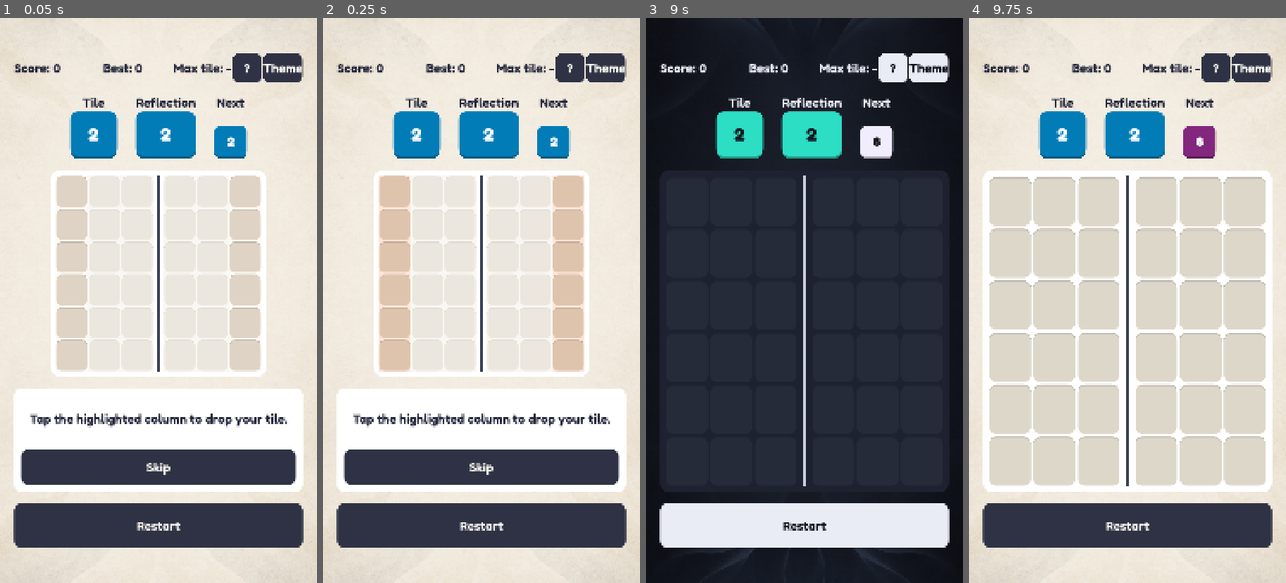
Above: before the commit, frames 1-4 (left to right).
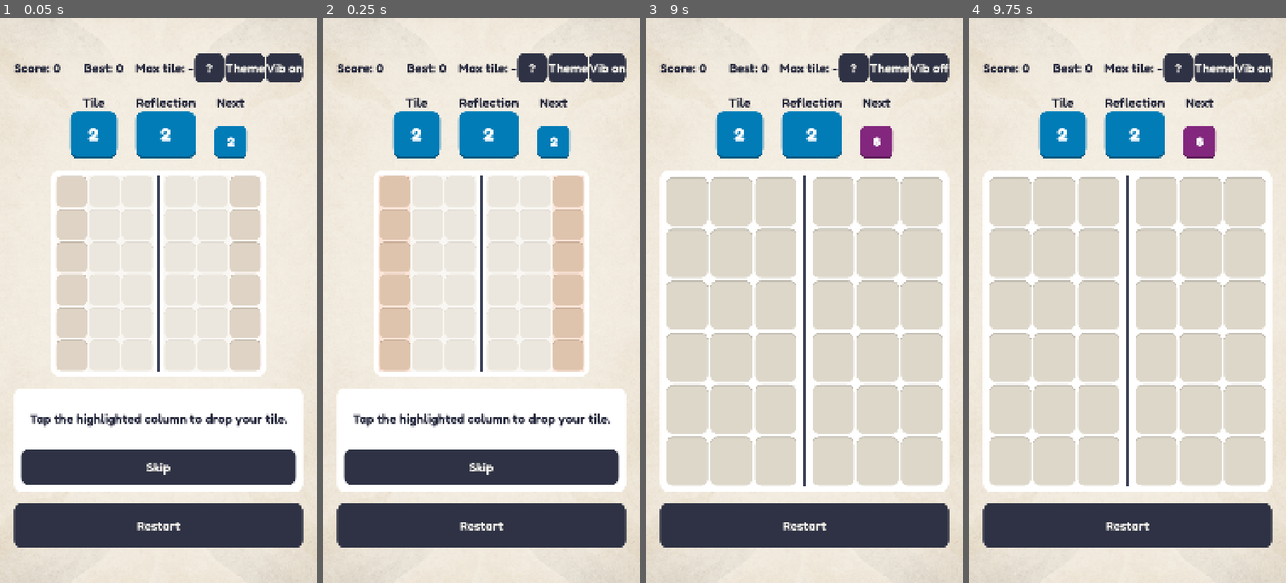
Above: after the commit, the same moments.

Repository: bpinto03/Doppel
Game: Godot game, scene res://scenes/main.tscn
Two runs of this game, one before a commit and one after it. Both use one fixed random seed, a clock stepped at 60 frames per second and the inputs below.
Inputs (mouse positions are in pixels of both pictures, inside the frame that each line leads up to):
- Up to frame 1 (0.05 s): no input
- Up to frame 2 (0.25 s): no input
- Up to frame 3 (9 s): click (931, 68) at 0.5 s, where only the run after the commit has a clickable "Vib on"; click (928, 68) at 1.25 s, where only the run after the commit has a clickable "Vib off"; click "Restart" at 2 s; click "Restart" at 2.75 s; click "Restart" at 3.5 s; click "?" at 4.25 s; click "Skip" at 5 s; click "Theme" at 5.75 s; click "?" at 6.5 s; click "Skip" at 7.25 s; click "Theme" at 8 s; click (931, 68) at 8.75 s, where only the run after the commit has a clickable "Vib on"
- Up to frame 4 (9.75 s): click (1251, 68) at 9.5 s, where only the run after the commit has a clickable "Vib off"

The runs differ from the first frame. In frame 1, 1.3% of the frame differs, in the area x 26-96%, y 6-12%; in frame 2, 1.3%; in frame 3, 100%, in the area x 0-100%, y 0-100%; in frame 4, 1.3%.

Commit message:
feat: route vibrations through HapticsManager, with chain and game over patterns
Pulses carry a duration and an amplitude. A pulse closer than the minimum
interval is only dropped when it is not stronger than the last one sent.

Debug builds only, until the settings screen of step 3.1.

Diff:
--- a/assets/translations/ui.csv
+++ b/assets/translations/ui.csv
@@ -24,3 +24,5 @@
 TUTORIAL_SKIP,Skip,Passer
 UI_HELP,?,?
 DEBUG_THEME,Theme,Thème
+DEBUG_VIBRATION_ON,Vib on,Vib oui
+DEBUG_VIBRATION_OFF,Vib off,Vib non
--- a/data/haptics_config.tres
+++ b/data/haptics_config.tres
@@ -1,11 +1,33 @@
 [gd_resource type="Resource" script_class="HapticsConfig" format=3]
 
-[ext_resource type="Script" path="res://scripts/ui/haptics_config.gd" id="1_config"]
+[ext_resource type="Script" path="res://scripts/haptics/haptics_config.gd" id="1_config"]
+[ext_resource type="Script" path="res://scripts/haptics/haptic_pulse.gd" id="2_pulse"]
+
+[sub_resource type="Resource" id="Pulse_placement"]
+script = ExtResource("2_pulse")
+duration_ms = 20
+amplitude = 0.35
+
+[sub_resource type="Resource" id="Pulse_merge"]
+script = ExtResource("2_pulse")
+duration_ms = 30
+amplitude = 0.5
+
+[sub_resource type="Resource" id="Pulse_big_combo"]
+script = ExtResource("2_pulse")
+duration_ms = 55
+amplitude = 0.8
+
+[sub_resource type="Resource" id="Pulse_game_over"]
+script = ExtResource("2_pulse")
+duration_ms = 70
+amplitude = 0.6
 
 [resource]
 script = ExtResource("1_config")
-placement_duration_ms = 15
-merge_duration_ms = 25
-big_chain_min_link = 3
-big_chain_duration_ms = 60
+placement = SubResource("Pulse_placement")
+merge = SubResource("Pulse_merge")
+big_combo = SubResource("Pulse_big_combo")
+big_combo_min_link = 4
+game_over = SubResource("Pulse_game_over")
 min_interval_ms = 80
--- a/project.godot
+++ b/project.godot
@@ -21,6 +21,7 @@
 Settings="*res://scripts/autoload/settings.gd"
 I18n="*res://scripts/autoload/i18n.gd"
 AudioManager="*res://scripts/autoload/audio_manager.gd"
+HapticsManager="*res://scripts/autoload/haptics_manager.gd"
 
 [display]
 
--- a/scenes/game/game_screen.tscn
+++ b/scenes/game/game_screen.tscn
@@ -88,6 +88,13 @@
 layout_mode = 2
 text = "DEBUG_THEME"
 
+[node name="VibrationDebugButton" type="Button" parent="Margin/Layout/Stats" unique_id=1873402519]
+unique_name_in_owner = true
+visible = false
+custom_minimum_size = Vector2(100, 100)
+layout_mode = 2
+text = "DEBUG_VIBRATION_ON"
+
 [node name="Upcoming" type="HBoxContainer" parent="Margin/Layout" unique_id=162302845]
 layout_mode = 2
 theme_override_constants/separation = 64
--- /dev/null
+++ b/scripts/autoload/haptics_manager.gd
@@ -0,0 +1,47 @@
+extends Node
+
+## Sends phone vibrations, following the vibration setting. Pulses requested in the same frame make one vibration, the strongest.
+
+signal pulse_sent(pulse: HapticPulse)
+
+const CONFIG: HapticsConfig = preload("res://data/haptics_config.tres")
+
+var _pending_pulse: HapticPulse
+var _last_sent_pulse: HapticPulse
+var _last_sent_msec: int
+
+
+func _ready() -> void:
+	set_process(false)
+
+
+func request(pulse: HapticPulse) -> void:
+	if _pending_pulse == null or pulse.is_stronger_than(_pending_pulse):
+		_pending_pulse = pulse
+	set_process(true)
+
+
+func _process(_delta: float) -> void:
+	set_process(false)
+	var pulse: HapticPulse = take_pending_pulse(Time.get_ticks_msec())
+	if pulse != null:
+		Input.vibrate_handheld(pulse.duration_ms, pulse.amplitude)
+
+
+## Returns the pulse to send now, or null. Kept apart from the device call so tests never vibrate.
+func take_pending_pulse(now_msec: int) -> HapticPulse:
+	var pulse: HapticPulse = _pending_pulse
+	_pending_pulse = null
+	if pulse == null or not Settings.is_vibration_enabled or _is_too_close_to_last_pulse(pulse, now_msec):
+		return null
+	_last_sent_pulse = pulse
+	_last_sent_msec = now_msec
+	pulse_sent.emit(pulse)
+	return pulse
+
+
+## A stronger pulse always goes through, so a climbing chain is never lost.
+func _is_too_close_to_last_pulse(pulse: HapticPulse, now_msec: int) -> bool:
+	if _last_sent_pulse == null or pulse.is_stronger_than(_last_sent_pulse):
+		return false
+	return now_msec - _last_sent_msec < CONFIG.min_interval_ms
--- /dev/null
+++ b/scripts/haptics/haptic_pulse.gd
@@ -0,0 +1,15 @@
+class_name HapticPulse
+extends Resource
+
+## One short vibration.
+
+@export var duration_ms: int
+## Ignored by phones that cannot set the strength, which only feel the duration.
+@export_range(0.0, 1.0) var amplitude: float
+
+
+## The duration decides first, since every phone feels it.
+func is_stronger_than(other: HapticPulse) -> bool:
+	if duration_ms != other.duration_ms:
+		return duration_ms > other.duration_ms
+	return amplitude > other.amplitude
--- /dev/null
+++ b/scripts/haptics/haptics_config.gd
@@ -0,0 +1,23 @@
+class_name HapticsConfig
+extends Resource
+
+## Vibration of each game event. See docs/balancing.md.
+
+@export var placement: HapticPulse
+## Chain link 1. Later links climb towards big_combo.
+@export var merge: HapticPulse
+## The cap of the climb, reached at big_combo_min_link.
+@export var big_combo: HapticPulse
+@export_range(2, 20) var big_combo_min_link: int
+## Longer than big_combo, so the minimum interval never drops it.
+@export var game_over: HapticPulse
+## A pulse closer than this to the previous one is dropped unless it is stronger, so pulses never blur together.
+@export var min_interval_ms: int
+
+
+func get_chain_link_pulse(chain_link: int) -> HapticPulse:
+	var climb: float = clampf(float(chain_link - 1) / (big_combo_min_link - 1), 0.0, 1.0)
+	var pulse := HapticPulse.new()
+	pulse.duration_ms = roundi(lerpf(merge.duration_ms, big_combo.duration_ms, climb))
+	pulse.amplitude = lerpf(merge.amplitude, big_combo.amplitude, climb)
+	return pulse
--- a/scripts/ui/game_feedback.gd
+++ b/scripts/ui/game_feedback.gd
@@ -5,13 +5,11 @@
 
 var _config: AudioConfig
 var _haptics_config: HapticsConfig
-var _haptics: Haptics
 
 
 func _init(config: AudioConfig, haptics_config: HapticsConfig, playback: ResolutionPlayback, board_view: BoardView) -> void:
 	_config = config
 	_haptics_config = haptics_config
-	_haptics = Haptics.new(haptics_config)
 	playback.tiles_landed.connect(_on_tiles_landed)
 	playback.chain_link_merged.connect(_on_chain_link_merged)
 	board_view.unplayable_column_released.connect(_on_unplayable_column_released)
@@ -19,6 +17,7 @@
 
 func play_game_over() -> void:
 	AudioManager.play_effect(_config.game_over, _config.get_game_over_pitch_scale())
+	HapticsManager.request(_haptics_config.game_over)
 
 
 func play_ui_click() -> void:
@@ -27,13 +26,13 @@
 
 func _on_tiles_landed() -> void:
 	AudioManager.play_effect(_config.placement)
-	_haptics.vibrate(_haptics_config.placement_duration_ms)
+	HapticsManager.request(_haptics_config.placement)
 
 
 ## One sound per chain link, however many groups merge in it, so sounds never pile up.
 func _on_chain_link_merged(chain_link: int) -> void:
 	AudioManager.play_effect(_config.get_chain_link_effect(chain_link), _config.get_chain_pitch_scale(chain_link))
-	_haptics.vibrate(_haptics_config.get_chain_link_duration_ms(chain_link))
+	HapticsManager.request(_haptics_config.get_chain_link_pulse(chain_link))
 
 
 func _on_unplayable_column_released() -> void:
--- a/scripts/ui/game_screen.gd
+++ b/scripts/ui/game_screen.gd
@@ -36,6 +36,7 @@
 @onready var _combo_label: Label = %ComboLabel
 @onready var _tutorial_panel: TutorialPanel = %TutorialPanel
 @onready var _theme_debug_button: Button = %ThemeDebugButton
+@onready var _vibration_debug_button: Button = %VibrationDebugButton
 
 
 func _ready() -> void:
@@ -172,7 +173,7 @@
 		swatch.tile_painter = tile_painter
 
 
-## Debug builds only, to compare themes and measure playback frame rate and audio latency on a phone until the settings screen exists (step 3.1).
+## Debug builds only, to compare themes, switch vibration and measure playback frame rate and audio latency on a phone until the settings screen exists (step 3.1).
 func _set_up_debug_tools() -> void:
 	if not OS.is_debug_build():
 		return
@@ -181,6 +182,9 @@
 	add_child(AudioLatencyProbe.new())
 	_theme_debug_button.visible = true
 	_theme_debug_button.pressed.connect(_switch_to_next_palette)
+	_vibration_debug_button.visible = true
+	_vibration_debug_button.pressed.connect(_switch_vibration)
+	_show_vibration_setting()
 
 
 func _switch_to_next_palette() -> void:
@@ -190,6 +194,15 @@
 	Settings.palette_name = palette_names[next_index]
 
 
+func _switch_vibration() -> void:
+	Settings.is_vibration_enabled = not Settings.is_vibration_enabled
+	_show_vibration_setting()
+
+
+func _show_vibration_setting() -> void:
+	_vibration_debug_button.text = "DEBUG_VIBRATION_ON" if Settings.is_vibration_enabled else "DEBUG_VIBRATION_OFF"
+
+
 func _format_highest_tile() -> String:
 	if _session.highest_level_reached == BoardState.EMPTY_CELL:
 		return NO_TILE_TEXT
--- a/scripts/ui/haptics.gd
+++ /dev/null
@@ -1,28 +0,0 @@
-class_name Haptics
-extends RefCounted
-
-## Short phone vibrations, off when the vibration setting is, and never closer than the configured interval.
-
-var _config: HapticsConfig
-var _has_vibrated: bool
-var _last_vibration_msec: int
-
-
-func _init(config: HapticsConfig) -> void:
-	_config = config
-
-
-func vibrate(duration_ms: int) -> void:
-	try_vibrate(duration_ms, Time.get_ticks_msec())
-
-
-## Returns whether the phone was asked to vibrate.
-func try_vibrate(duration_ms: int, now_msec: int) -> bool:
-	if not Settings.is_vibration_enabled:
-		return false
-	if _has_vibrated and now_msec - _last_vibration_msec < _config.min_interval_ms:
-		return false
-	_has_vibrated = true
-	_last_vibration_msec = now_msec
-	Input.vibrate_handheld(duration_ms)
-	return true
--- a/scripts/ui/haptics_config.gd
+++ /dev/null
@@ -1,16 +0,0 @@
-class_name HapticsConfig
-extends Resource
-
-## Vibration lengths in milliseconds. See docs/balancing.md.
-
-@export var placement_duration_ms: int
-@export var merge_duration_ms: int
-## From this chain link on, a merge vibrates longer.
-@export var big_chain_min_link: int
-@export var big_chain_duration_ms: int
-## Vibrations closer than this to the previous one are dropped, so they never blur together.
-@export var min_interval_ms: int
-
-
-func get_chain_link_duration_ms(chain_link: int) -> int:
-	return big_chain_duration_ms if chain_link >= big_chain_min_link else merge_duration_ms
--- a/tests/test_game_screen_audio.gd
+++ b/tests/test_game_screen_audio.gd
@@ -2,18 +2,31 @@
 
 const GAME_SCREEN_SCENE: PackedScene = preload("res://scenes/game/game_screen.tscn")
 const AUDIO_CONFIG: AudioConfig = preload("res://data/audio_config.tres")
+const HAPTICS_CONFIG: HapticsConfig = preload("res://data/haptics_config.tres")
+const TEST_SAVE_PATH: String = "user://test_game_screen_audio_save.cfg"
 const MAX_WAIT_SECONDS: float = 5.0
 const SEED: int = 1234
 
+var _player_save_path: String
 var _screen: Control
 var _board_view: BoardView
 
 
 func before_each() -> void:
+	_player_save_path = SaveManager.save_path
+	SaveManager.save_path = TEST_SAVE_PATH
+	DirAccess.remove_absolute(TEST_SAVE_PATH)
+	SaveManager.load_save()
 	_screen = GAME_SCREEN_SCENE.instantiate()
 	add_child_autofree(_screen)
 	_board_view = _screen.get_node("%BoardView")
 	watch_signals(AudioManager)
+
+
+func after_each() -> void:
+	DirAccess.remove_absolute(TEST_SAVE_PATH)
+	SaveManager.save_path = _player_save_path
+	SaveManager.load_save()
 
 
 func test_new_turn_plays_its_placement_sound_after_a_skip() -> void:
@@ -30,14 +43,7 @@
 
 ## Filling the last free pair ends the game, even when the turn is skipped.
 func test_game_over_plays_when_the_game_ends_during_a_skipped_turn() -> void:
-	_screen.start_game(_create_session(BoardFixture.create_board([
-		". 2 3 | 2 3 .",
-		"2 3 2 | 3 2 3",
-		"3 2 3 | 2 3 2",
-		"2 3 2 | 3 2 3",
-		"3 2 3 | 2 3 2",
-		"2 3 2 | 3 2 3",
-	])))
+	_screen.start_game(_create_session(_create_board_one_pair_from_full()))
 
 	_board_view.column_released.emit(0)
 	_board_view.pressed_while_locked.emit()
@@ -45,8 +51,39 @@
 	assert_eq(_count_played(AUDIO_CONFIG.game_over), 1)
 
 
+func test_game_over_vibrates() -> void:
+	_screen.start_game(_create_session(_create_board_one_pair_from_full()))
+	watch_signals(HapticsManager)
+
+	_board_view.column_released.emit(0)
+	_board_view.pressed_while_locked.emit()
+	await wait_for_signal(HapticsManager.pulse_sent, MAX_WAIT_SECONDS)
+
+	assert_signal_emitted_with_parameters(HapticsManager, "pulse_sent", [HAPTICS_CONFIG.game_over])
+
+
+func test_vibration_debug_button_switches_the_setting() -> void:
+	var button: Button = _screen.get_node("%VibrationDebugButton")
+
+	button.pressed.emit()
+
+	assert_false(Settings.is_vibration_enabled)
+	assert_eq(button.text, "DEBUG_VIBRATION_OFF")
+
+
 func _create_session(board: BoardState) -> GameSession:
 	return GameSession.new(BalancingFixture.create_config_always_drawing(1), BalancingFixture.create_seeded_rng(SEED), board)
+
+
+func _create_board_one_pair_from_full() -> BoardState:
+	return BoardFixture.create_board([
+		". 2 3 | 2 3 .",
+		"2 3 2 | 3 2 3",
+		"3 2 3 | 2 3 2",
+		"2 3 2 | 3 2 3",
+		"3 2 3 | 2 3 2",
+		"2 3 2 | 3 2 3",
+	])
 
 
 func _count_played(effect: SoundEffect) -> int:
--- a/tests/test_haptics.gd
+++ b/tests/test_haptics.gd
@@ -1,12 +1,14 @@
 extends GutTest
 
 const TEST_SAVE_PATH: String = "user://test_haptics_save.cfg"
-const MIN_INTERVAL_MS: int = 80
-const DURATION_MS: int = 15
+const HAPTICS_MANAGER_SCRIPT: GDScript = preload("res://scripts/autoload/haptics_manager.gd")
+const CONFIG: HapticsConfig = preload("res://data/haptics_config.tres")
 const START_MSEC: int = 1000
+const AMPLITUDE_TOLERANCE: float = 0.0001
 
 var _player_save_path: String
-var _haptics: Haptics
+## Never added to the tree, so it never processes and never makes the device vibrate.
+var _manager: Node
 
 
 func before_each() -> void:
@@ -14,9 +16,7 @@
 	SaveManager.save_path = TEST_SAVE_PATH
 	DirAccess.remove_absolute(TEST_SAVE_PATH)
 	SaveManager.load_save()
-	var config := HapticsConfig.new()
-	config.min_interval_ms = MIN_INTERVAL_MS
-	_haptics = Haptics.new(config)
+	_manager = autofree(HAPTICS_MANAGER_SCRIPT.new())
 
 
 func after_each() -> void:
@@ -25,38 +25,115 @@
 	SaveManager.load_save()
 
 
-func test_first_vibration_goes_through() -> void:
-	assert_true(_haptics.try_vibrate(DURATION_MS, START_MSEC))
+func test_requested_pulse_is_sent() -> void:
+	var pulse := _create_pulse(20, 0.5)
+	_manager.request(pulse)
+
+	assert_eq(_manager.take_pending_pulse(START_MSEC), pulse)
 
 
-func test_vibration_closer_than_the_interval_is_dropped() -> void:
-	_haptics.try_vibrate(DURATION_MS, START_MSEC)
-
-	assert_false(_haptics.try_vibrate(DURATION_MS, START_MSEC + MIN_INTERVAL_MS - 1))
+func test_nothing_is_sent_without_a_request() -> void:
+	assert_null(_manager.take_pending_pulse(START_MSEC))
 
 
-func test_vibration_after_the_interval_goes_through() -> void:
-	_haptics.try_vibrate(DURATION_MS, START_MSEC)
+func test_pulses_of_the_same_frame_send_only_the_strongest() -> void:
+	var strong := _create_pulse(40, 0.5)
+	_manager.request(_create_pulse(20, 0.5))
+	_manager.request(strong)
+	_manager.request(_create_pulse(30, 0.9))
 
-	assert_true(_haptics.try_vibrate(DURATION_MS, START_MSEC + MIN_INTERVAL_MS))
+	assert_eq(_manager.take_pending_pulse(START_MSEC), strong)
+	assert_null(_manager.take_pending_pulse(START_MSEC))
 
 
-func test_dropped_vibration_does_not_restart_the_interval() -> void:
-	_haptics.try_vibrate(DURATION_MS, START_MSEC)
-	_haptics.try_vibrate(DURATION_MS, START_MSEC + MIN_INTERVAL_MS / 2)
-
-	assert_true(_haptics.try_vibrate(DURATION_MS, START_MSEC + MIN_INTERVAL_MS))
+func test_equal_durations_are_compared_by_amplitude() -> void:
+	assert_true(_create_pulse(20, 0.6).is_stronger_than(_create_pulse(20, 0.5)))
+	assert_false(_create_pulse(20, 0.5).is_stronger_than(_create_pulse(20, 0.5)))
 
 
-func test_disabled_vibration_never_vibrates() -> void:
-	Settings.is_vibration_enabled = false
+func test_weaker_or_equal_pulse_closer_than_the_interval_is_dropped() -> void:
+	_send(_create_pulse(30, 0.5), START_MSEC)
 
-	assert_false(_haptics.try_vibrate(DURATION_MS, START_MSEC))
+	assert_null(_send(_create_pulse(30, 0.5), START_MSEC + CONFIG.min_interval_ms - 1))
+	assert_null(_send(_create_pulse(20, 0.5), START_MSEC + CONFIG.min_interval_ms - 1))
 
 
-func test_long_chains_vibrate_longer() -> void:
-	var config: HapticsConfig = preload("res://data/haptics_config.tres")
+func test_stronger_pulse_closer_than_the_interval_goes_through() -> void:
+	_send(_create_pulse(30, 0.5), START_MSEC)
+	var stronger := _create_pulse(40, 0.6)
 
-	assert_eq(config.get_chain_link_duration_ms(config.big_chain_min_link - 1), config.merge_duration_ms)
-	assert_eq(config.get_chain_link_duration_ms(config.big_chain_min_link), config.big_chain_duration_ms)
-	assert_gt(config.big_chain_duration_ms, config.merge_duration_ms)
+	assert_eq(_send(stronger, START_MSEC + 1), stronger)
+
+
+func test_pulse_after_the_interval_goes_through() -> void:
+	_send(_create_pulse(30, 0.5), START_MSEC)
+	var weaker := _create_pulse(20, 0.3)
+
+	assert_eq(_send(weaker, START_MSEC + CONFIG.min_interval_ms), weaker)
+
+
+func test_dropped_pulse_does_not_restart_the_interval() -> void:
+	_send(_create_pulse(30, 0.5), START_MSEC)
+	_send(_create_pulse(30, 0.5), START_MSEC + CONFIG.min_interval_ms / 2)
+
+	assert_not_null(_send(_create_pulse(30, 0.5), START_MSEC + CONFIG.min_interval_ms))
+
+
+func test_disabled_vibration_never_sends() -> void:
+	Settings.is_vibration_enabled = false
+	_manager.request(_create_pulse(30, 0.5))
+
+	assert_null(_manager.take_pending_pulse(START_MSEC))
+
+
+func test_sent_pulse_is_reported() -> void:
+	watch_signals(_manager)
+	var pulse := _create_pulse(30, 0.5)
+
+	_send(pulse, START_MSEC)
+
+	assert_signal_emitted_with_parameters(_manager, "pulse_sent", [pulse])
+
+
+func test_first_chain_link_vibrates_as_a_merge() -> void:
+	_assert_same_pulse(CONFIG.get_chain_link_pulse(1), CONFIG.merge)
+
+
+func test_each_chain_link_vibrates_stronger_until_the_big_combo() -> void:
+	for chain_link: int in range(2, CONFIG.big_combo_min_link + 1):
+		var pulse: HapticPulse = CONFIG.get_chain_link_pulse(chain_link)
+		assert_true(pulse.is_stronger_than(CONFIG.get_chain_link_pulse(chain_link - 1)), "link %d" % chain_link)
+		assert_gt(pulse.amplitude, CONFIG.get_chain_link_pulse(chain_link - 1).amplitude, "link %d" % chain_link)
+
+
+func test_chain_links_from_the_big_combo_on_stay_at_the_cap() -> void:
+	_assert_same_pulse(CONFIG.get_chain_link_pulse(CONFIG.big_combo_min_link), CONFIG.big_combo)
+	_assert_same_pulse(CONFIG.get_chain_link_pulse(CONFIG.big_combo_min_link + 10), CONFIG.big_combo)
+
+
+func test_disabled_vibration_drops_even_a_big_combo() -> void:
+	Settings.is_vibration_enabled = false
+	_manager.request(CONFIG.get_chain_link_pulse(CONFIG.big_combo_min_link))
+
+	assert_null(_manager.take_pending_pulse(START_MSEC))
+
+
+func test_game_over_is_stronger_than_any_chain_link() -> void:
+	assert_true(CONFIG.game_over.is_stronger_than(CONFIG.big_combo))
+
+
+func _assert_same_pulse(actual: HapticPulse, expected: HapticPulse) -> void:
+	assert_eq(actual.duration_ms, expected.duration_ms)
+	assert_almost_eq(actual.amplitude, expected.amplitude, AMPLITUDE_TOLERANCE)
+
+
+func _send(pulse: HapticPulse, now_msec: int) -> HapticPulse:
+	_manager.request(pulse)
+	return _manager.take_pending_pulse(now_msec)
+
+
+func _create_pulse(duration_ms: int, amplitude: float) -> HapticPulse:
+	var pulse := HapticPulse.new()
+	pulse.duration_ms = duration_ms
+	pulse.amplitude = amplitude
+	return pulse
Not shown, added: scripts/autoload/haptics_manager.gd.uid
Not shown, added: scripts/haptics/haptic_pulse.gd.uid
Renamed: scripts/ui/haptics_config.gd.uid -> scripts/haptics/haptics_config.gd.uid
Not shown, removed: scripts/ui/haptics.gd.uid
Not shown, changed: CLAUDE.md
Not shown, changed: STEPS.md
Not shown, changed: docs/architecture.md
Not shown, changed: docs/balancing.md
